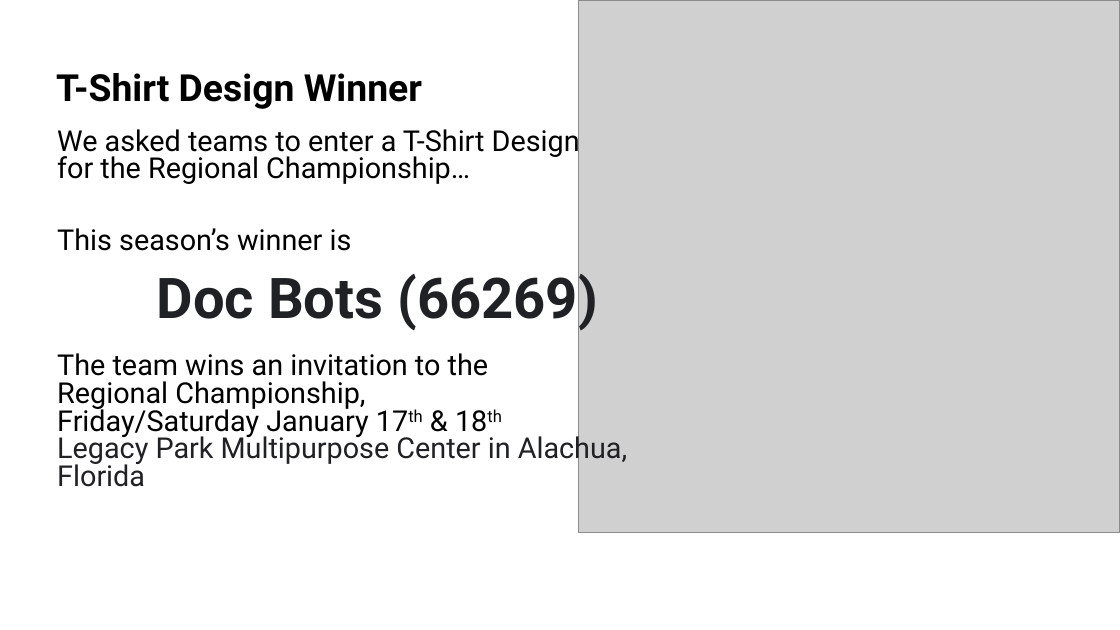
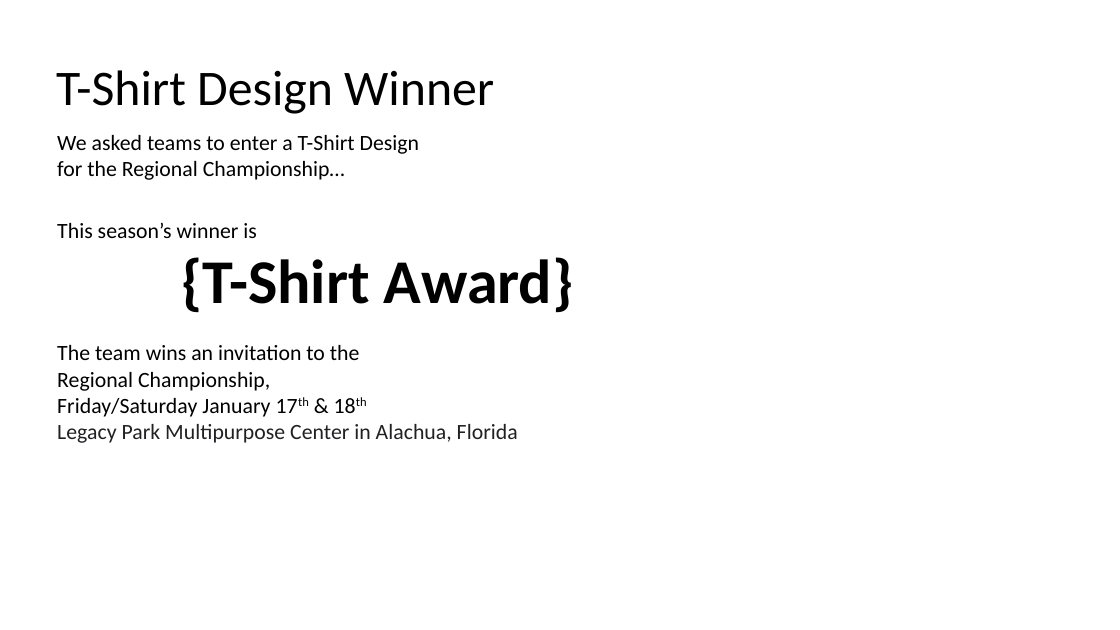
Before and after one commit to bpmerkel/FLLSlides, a slide deck: slide 12 of Api/Templates/Awards Ceremony - Full.pptx. Drawn at 1120x630 pixels with LibreOffice and Linux fonts; fonts in the diff are those of the drawing; grey boxes stand for pictures; background and template pictures are left out. Boxes give left, top, right and bottom in pixels: in the first picture for what was removed or moved away, otherwise in the second. Text is boxed around its words. In the diff, an @@ line names an element or a change of style, - is before the commit and + after.

Commit message:
Update PowerPoint files for Awards Ceremony
Modified binary content in "Awards Ceremony - Full.pptx" and "Awards Ceremony - Short.pptx". No specific text or code changes were detailed in the diff output.

```diff
--- a/Api/Templates/Awards Ceremony - Full.pptx
+++ b/Api/Templates/Awards Ceremony - Full.pptx
@@ picture removed at <box>578,0,1120,533</box> @@
@@ title "T-Shirt Design Winner" at <box>56,70,494,114</box>: size 24 to 32 pt, font Roboto to Calibri, bold off @@
@@ text at <box>57,135,518,443</box>: size 18.5 to 14 pt, font Roboto to Calibri; line spacing 0.8 to 1 @@
@@ text at <box>181,257,574,313</box>: text changed; size 36.1 to 40 pt; font Roboto to Calibri; text colour #202124 to #000000 @@
-Doc Bots (66269)
+{T-Shirt Award}
```
Also in this commit, not shown: 41 other slides changed, 1 other file.
